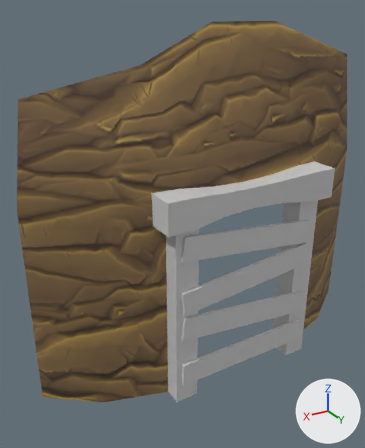
Two versions of the FBX model BugSplat/Assets/WIP/Christian/Christian Models/Prop_HubShop_01.FBX, one commit apart.
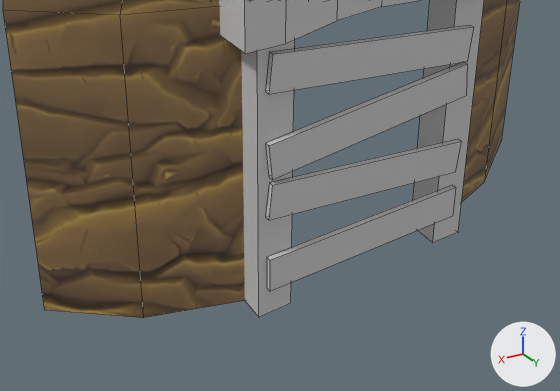
Each version is shown whole from a camera (50 mm lens) standing at (4.34, 5.45, 5.6) and looking at (0.66, -0.69, 2.53), then close up on the part from 4% to 100% of the width and 46% to 100% of the height. Lighting does not change. The marker at lower right points along +X, +Y and +Z. The close-ups show mesh edges as thin lines. Where no turn or scale is listed for an object, it has been applied to the vertices.

Names of what the first close-up shows: 'Prop_HubShop_01', 'Prop_HubShop_01_Closed'.
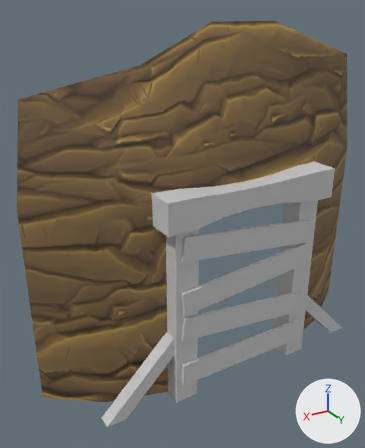
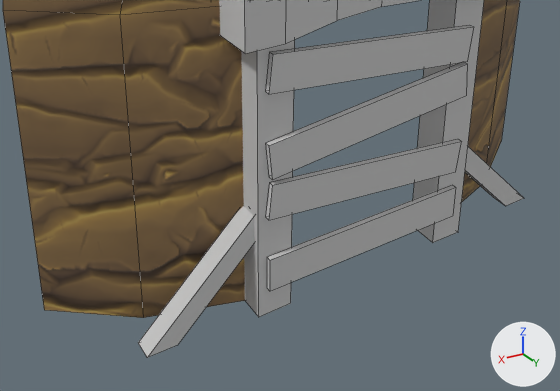
Commit message: hub scene updates.

What changed in the scene script:
```text
Change me_mesh:
    used by ob_prop_hubshop_01; location = (0.0, 0.0, 0.0)
    verts and faces of me_mesh; kept vertices keep their numbers, new ones are numbered from 67
    remove me_mesh.from_pydata(...)  # 67 vertices, 48 faces; spans x -3.14..3.02, y -0.98..0.29, z 0.0..5.4
    add me_mesh.from_pydata(...)  # 83 vertices, 56 faces; spans x -3.14..3.02, y -0.98..0.29, z 0.0..5.4
    me_mesh part 1
    add verts[67] = (-2.1, -0.11, 0.0)  # pixel (492, 196)
    add verts[68] = (-1.27, -0.11, 0.84)
    add verts[69] = (-1.27, -0.11, 1.14)
    add verts[70] = (-2.41, -0.11, 0.0)
    add verts[71] = (1.27, -0.11, 1.14)
    add verts[72] = (2.41, -0.11, 0.0)  # pixel (138, 342)
    add verts[73] = (1.27, -0.11, 0.84)
    add verts[74] = (2.1, -0.11, 0.0)
    add for new, old in zip([*range(75, 83)], [*range(67, 75)]): verts[new] = verts[old] + (0.0, 0.22, 0.0)
    add faces += [(67, 68, 69, 70), (69, 77, 78, 70), (75, 78, 77, 76), (67, 75, 76, 68), (79, 80, 82, 81), (71, 72, 80, 79)]  # mat_14___default (its picture is missing)
    add faces += [(71, 73, 74, 72), (73, 81, 82, 74)]  # mat_14___default (its picture is missing)
```

Boxes [x1, y1, x2, y2] around the edits, measured in the close-ups (560 x 391 px):
'Prop_HubShop_01', reshaped: before [3, 0, 520, 318]; after [3, 0, 524, 358]
part 1 of me_mesh, added: after [138, 147, 524, 358]
